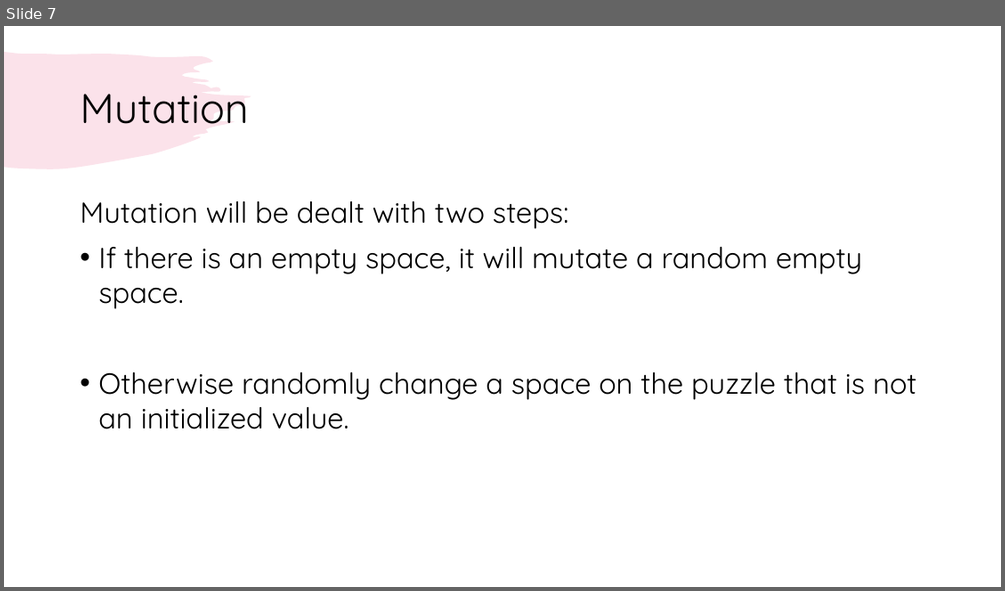
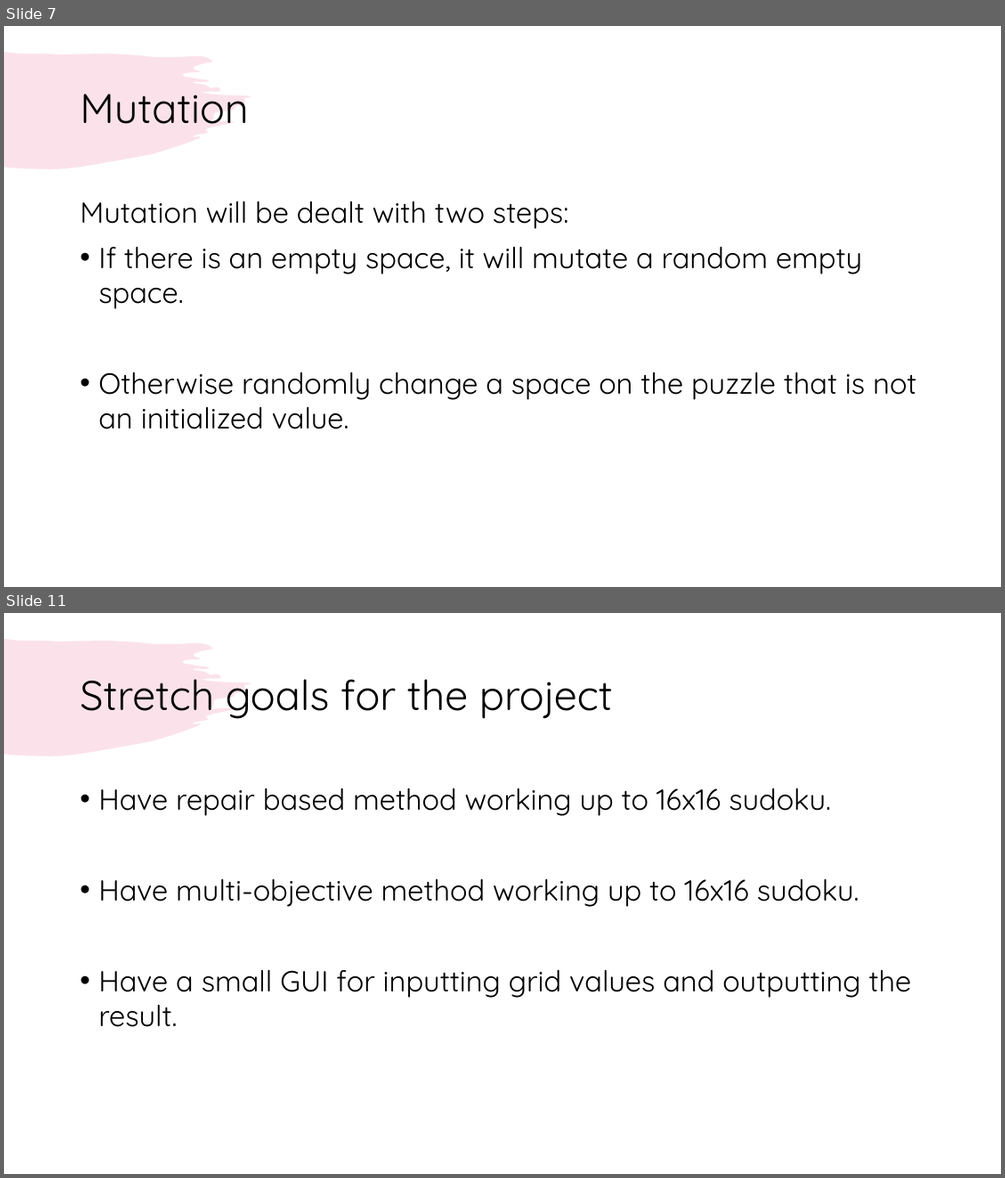
Before and after one commit to sfreeman218/MMP_Sudoku, a slide deck: Documentation/WIPs/Midproject review presentation/Solving Solitaire game with AI review.pptx. Shown one above the other, each under a label of ours: slide 7 before the commit, slides 7 and 11 after it; the slides between them are not shown. The pictures are 1005x591 and 1005x1178 pixels, drawn with LibreOffice and Linux fonts; fonts in the diff are those of the drawing. Boxes give left, top, right and bottom in pixels: in the first picture for what was removed or moved away, otherwise in the second. Text is boxed around its words. In the diff, an @@ line names an element or a change of style, - is before the commit and + after.

```diff
--- a/Documentation/WIPs/Midproject review presentation/Solving Solitaire game with AI review.pptx
+++ b/Documentation/WIPs/Midproject review presentation/Solving Solitaire game with AI review.pptx
@@ slide 11 added at (x1=4, y1=613, x2=1001, y2=1174), background #FFFFFF; not listed: 1 template element that a slide beside it also shows @@
@@ title added at (x1=80, y1=679, x2=613, y2=719), 40 pt, text #000000 @@
+Stretch goals for the project
@@ text added at (x1=98, y1=788, x2=912, y2=1027), 28 pt, text #000000 @@
+• Have repair based method working up to 16x16 sudoku.
+• Have multi-objective method working up to 16x16 sudoku.
+• Have a small GUI for inputting grid values and outputting the result.
```
Also in this commit, not shown: 7 slides changed, 1 other slide added, 1 other file.
